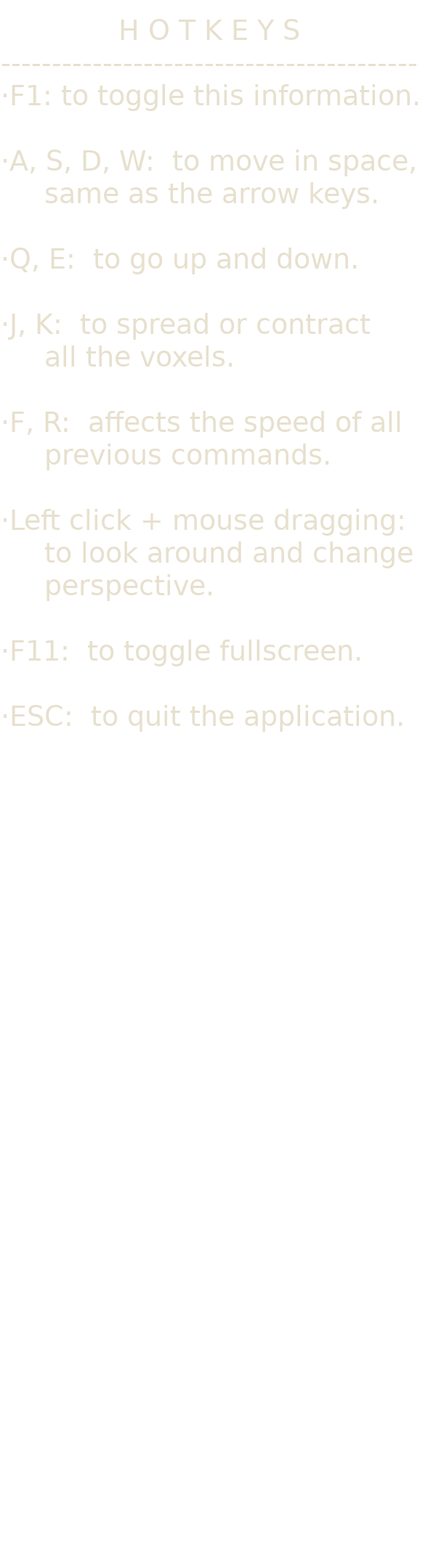
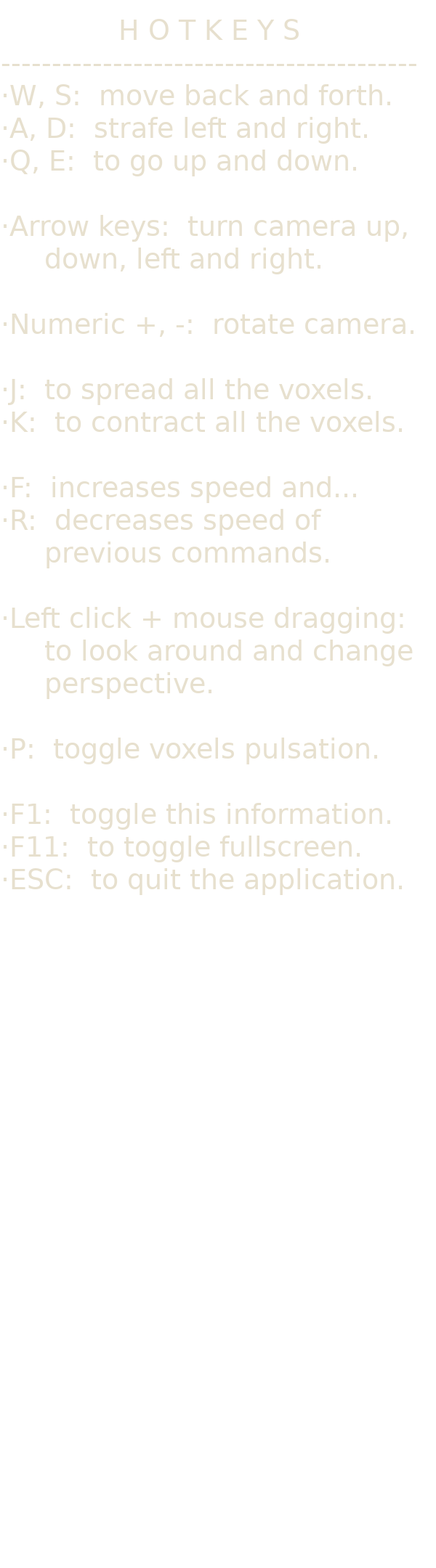
The second w=436, h=1568 image is a revision of the first. Changes to its layers:
painted on "H O T K E Y S ..." over bbox(3, 84, 418, 896)
